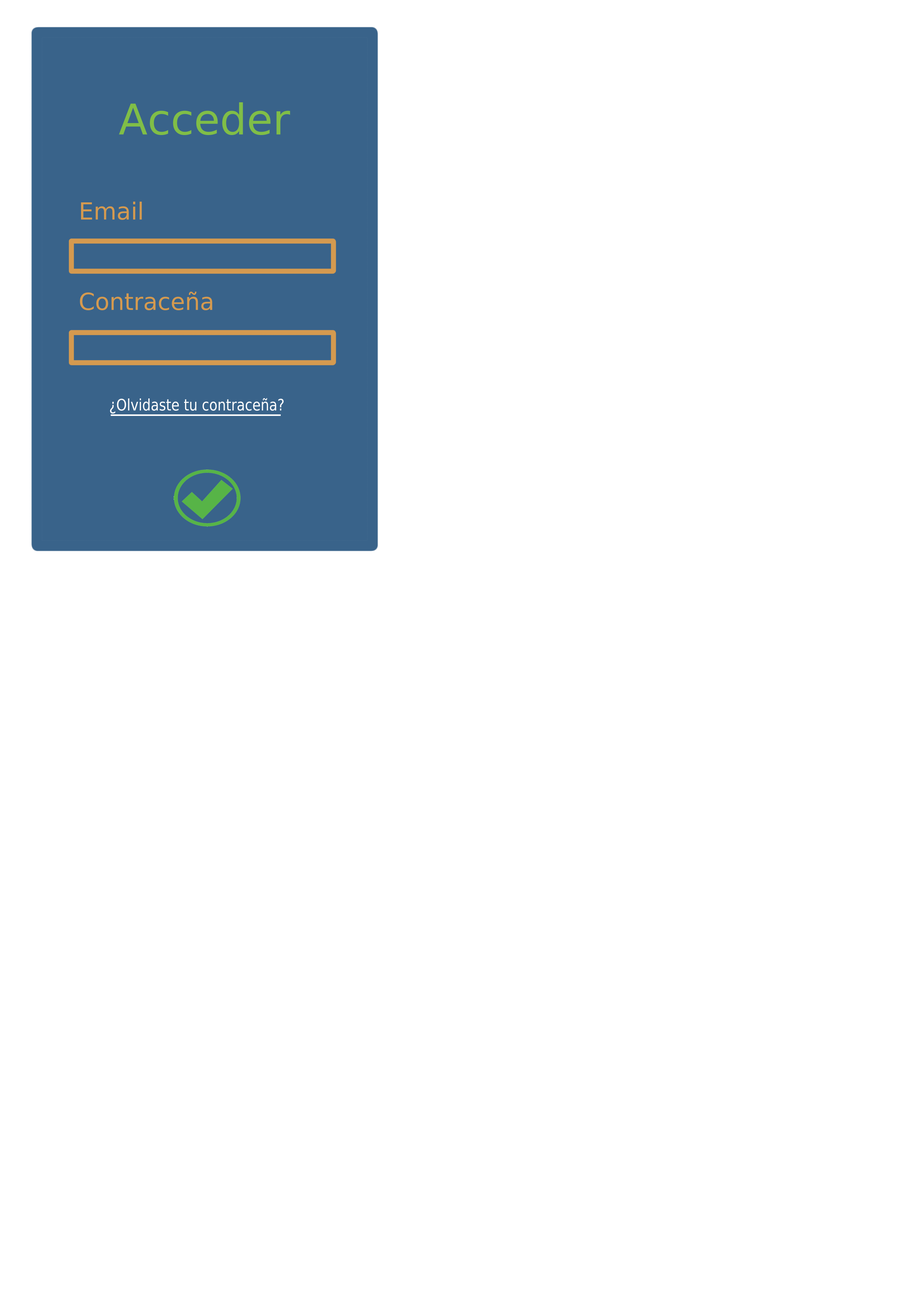
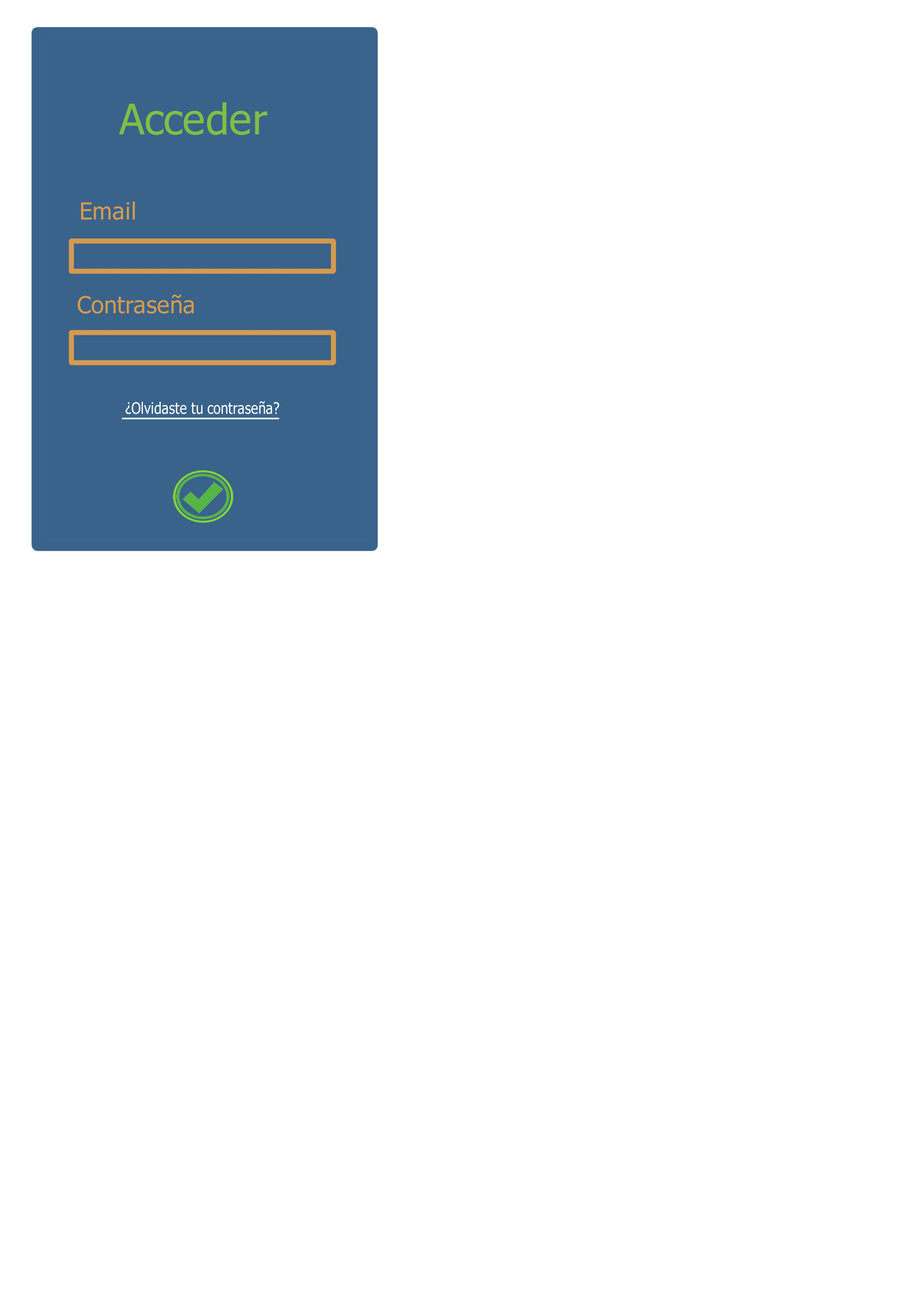
Revision of a layered (922, 1305) image; what changed, layer by layer:
added layer "Layer 6(pasted)" (1st of 2) above "Layer 6(pasted)" over (153, 310, 284, 526)
hid "Layer 6(pasted)" (2nd of 2) over (172, 469, 241, 527)
painted on "Layer 1" over (77, 102, 291, 527)
